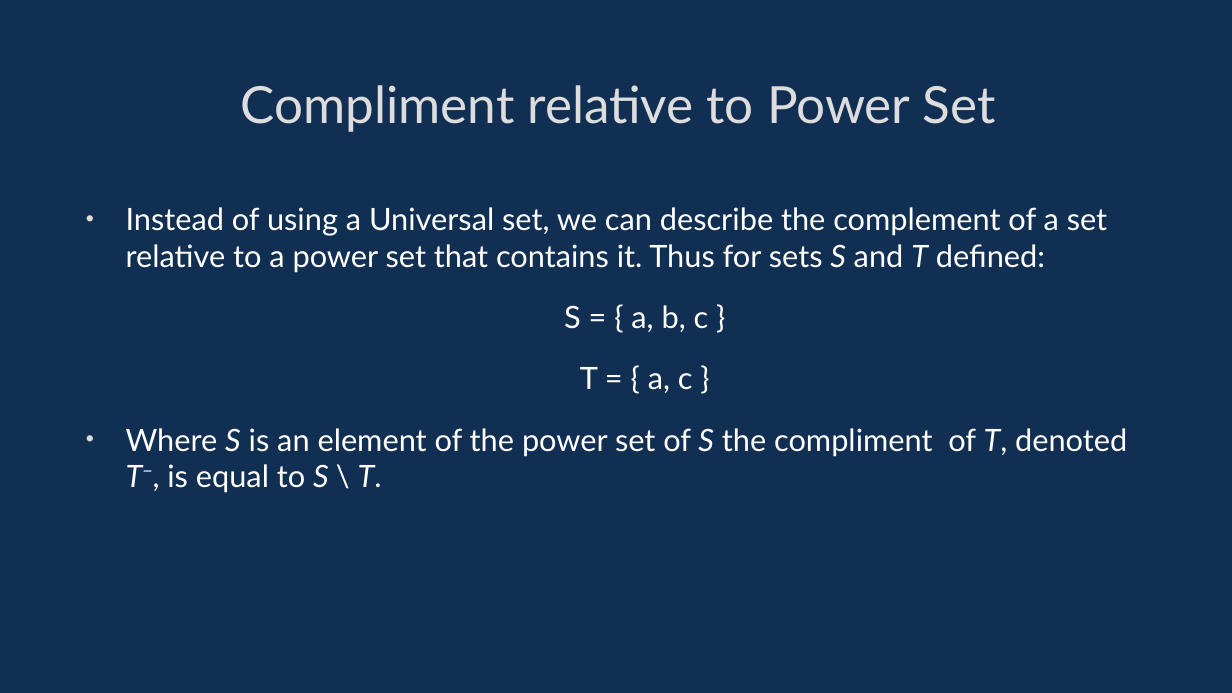
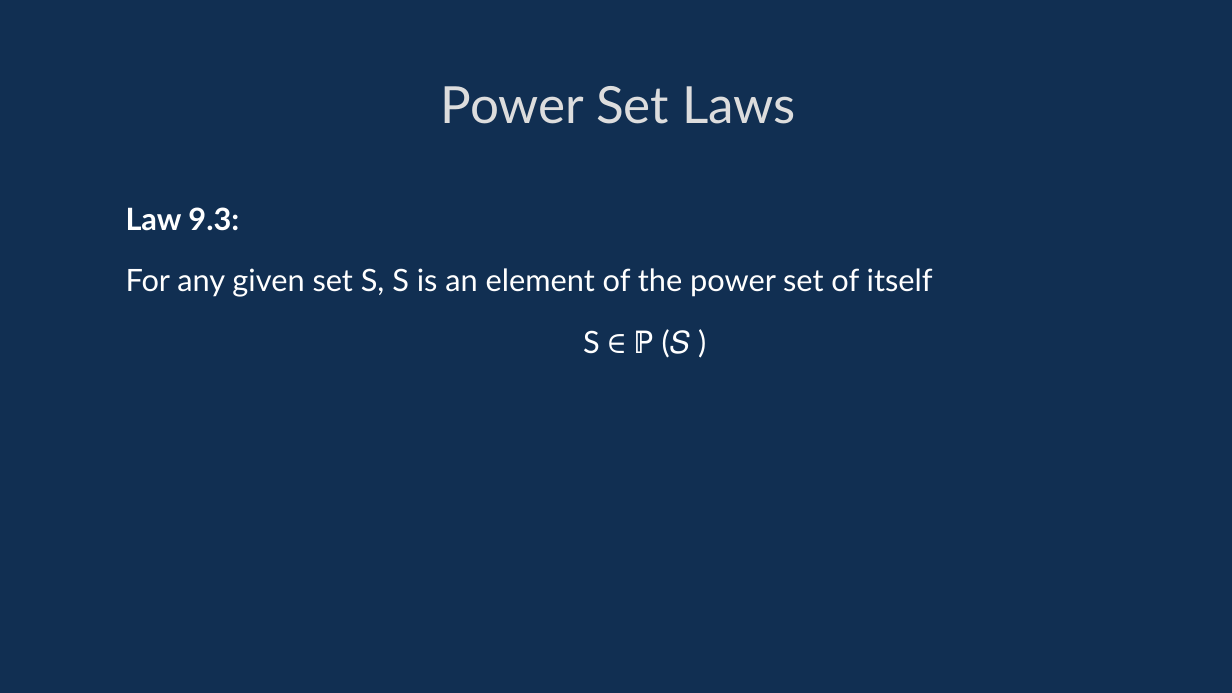
Before and after one commit to davidgundry/maths22-23, a slide deck: slide 20 of slides/maths-8-set-theory.odp (slide 25 before the commit). Drawn at 1232x693 pixels with LibreOffice and Linux fonts; fonts in the diff are those of the drawing. Boxes give left, top, right and bottom in pixels: in the first picture for what was removed or moved away, otherwise in the second. Text is boxed around its words. In the diff, an @@ line names an element or a change of style, - is before the commit and + after.

```diff
--- a/slides/maths-8-set-theory.odp
+++ b/slides/maths-8-set-theory.odp
@@ title at [441, 86, 796, 124]: text changed @@
-Compliment relative to Power Set
+Power Set Laws
@@ text at [126, 207, 933, 354]: text changed @@
-• Instead of using a Universal set, we can describe the complement of a set relative to a power set that contains it. Thus for sets S and T defined:
-S = { a, b, c }
-T = { a, c }
-• Where S is an element of the power set of S the compliment of T, denoted T−, is equal to S \ T.
+Law 9.3:
+For any given set S, S is an element of the power set of itself
+S ∈ ℙ (𝑆 )
```
Also in this commit, not shown: 39 other slides changed, 15 slides added, 4 slides removed, 24 other files.
